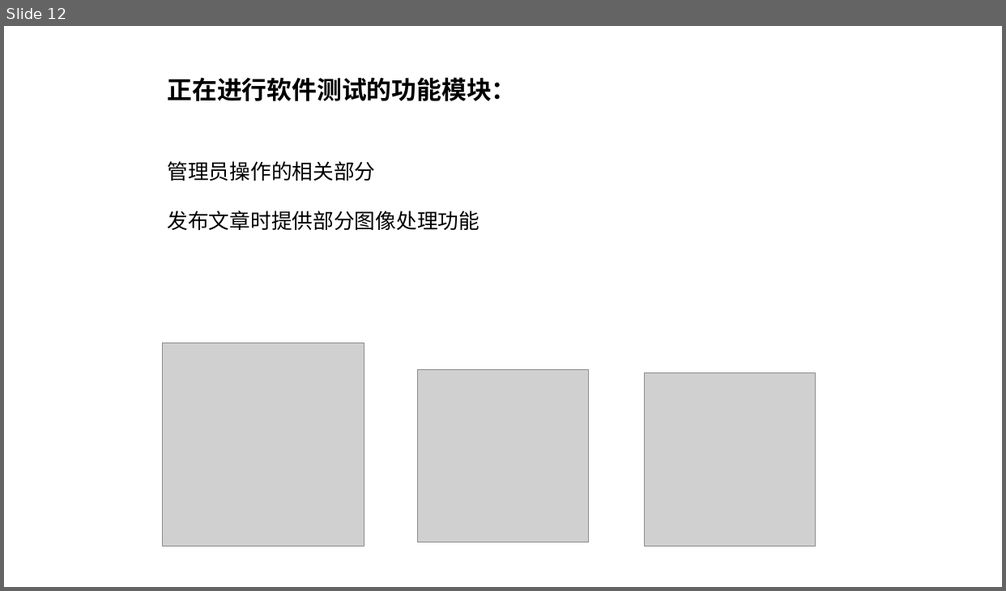
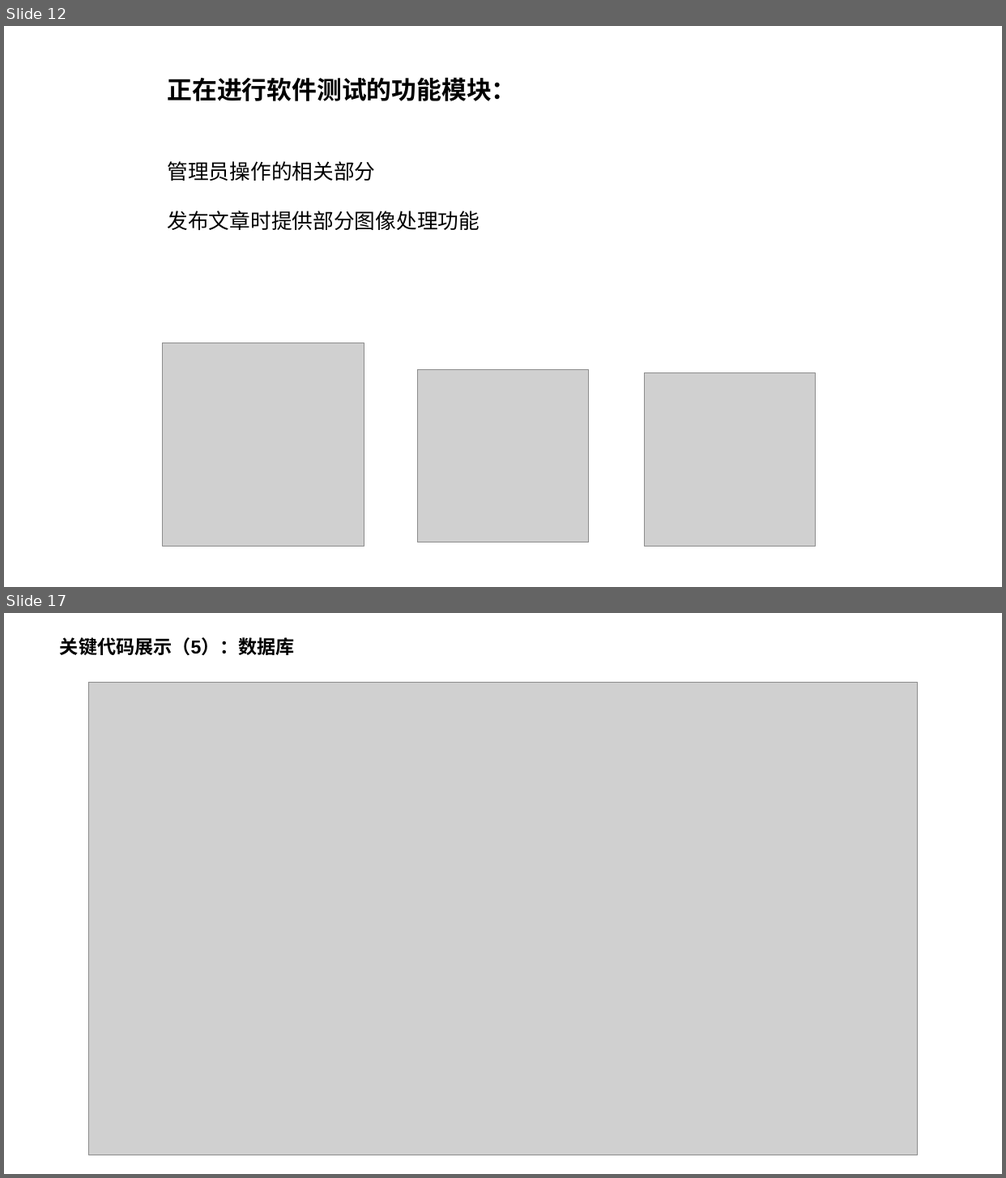
Before and after one commit to ACIUvU/nanuAPP, a slide deck: Documents/王琛越个人演示.pptx. Shown one above the other, each under a label of ours: slide 12 before the commit, slides 12 and 17 after it; the slides between them are not shown. The pictures are 1006x591 and 1006x1178 pixels, drawn with LibreOffice and Linux fonts; fonts in the diff are those of the drawing; grey boxes stand for pictures; background and template pictures are left out. Boxes give left, top, right and bottom in pixels: in the first picture for what was removed or moved away, otherwise in the second. Text is boxed around its words. In the diff, an @@ line names an element or a change of style, - is before the commit and + after.

```diff
--- a/Documents/王琛越个人演示.pptx
+++ b/Documents/王琛越个人演示.pptx
@@ slide 17 added at [4,613,1002,1174], background picture (left out) @@
@@ text added at [60,637,295,655], 18 pt, text #000000, bold @@
+关键代码展示（5）：数据库
@@ picture added at [89,683,918,1156] @@
```
Also in this commit, not shown: 4 other slides added, 2 other files.
